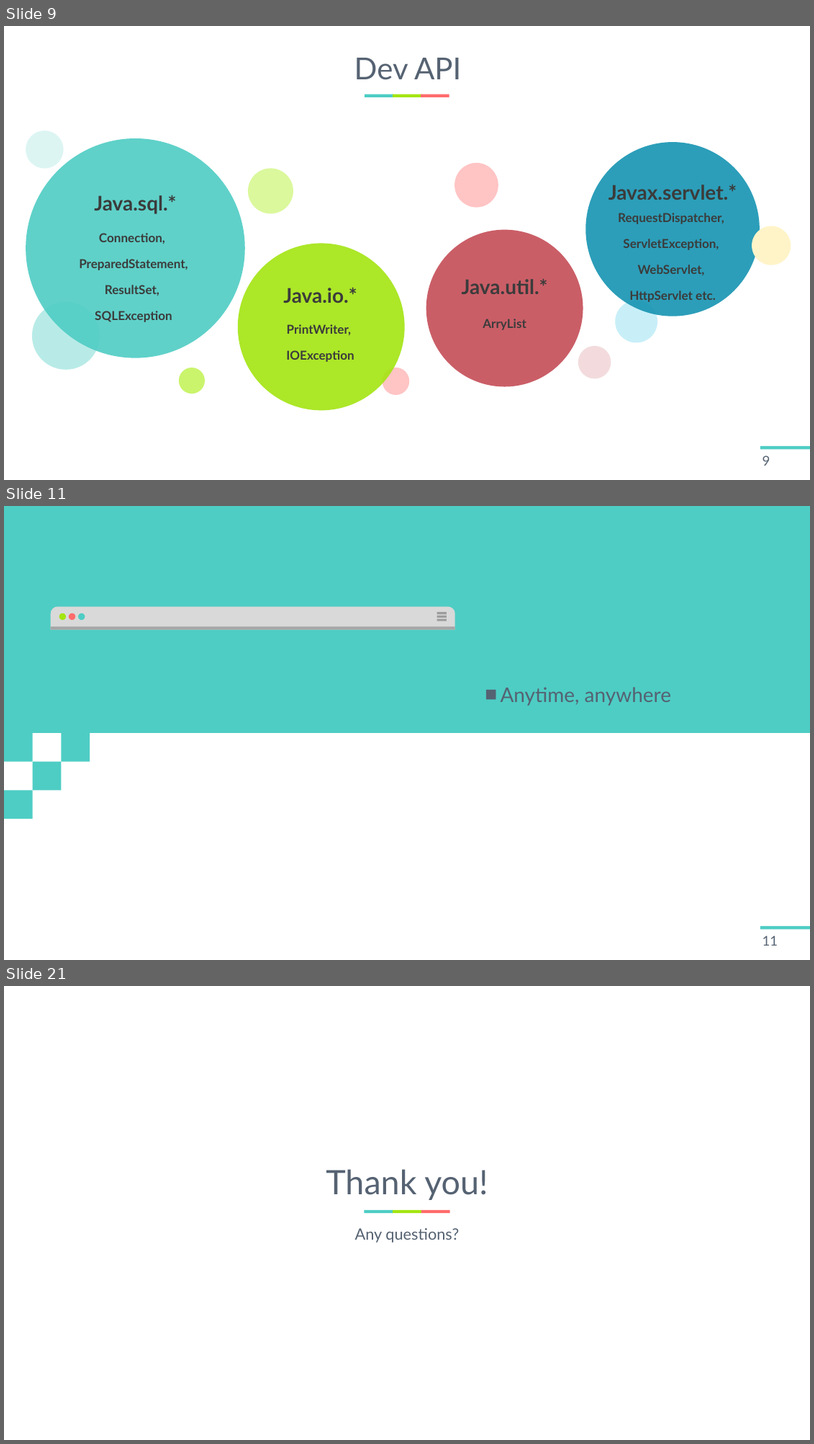
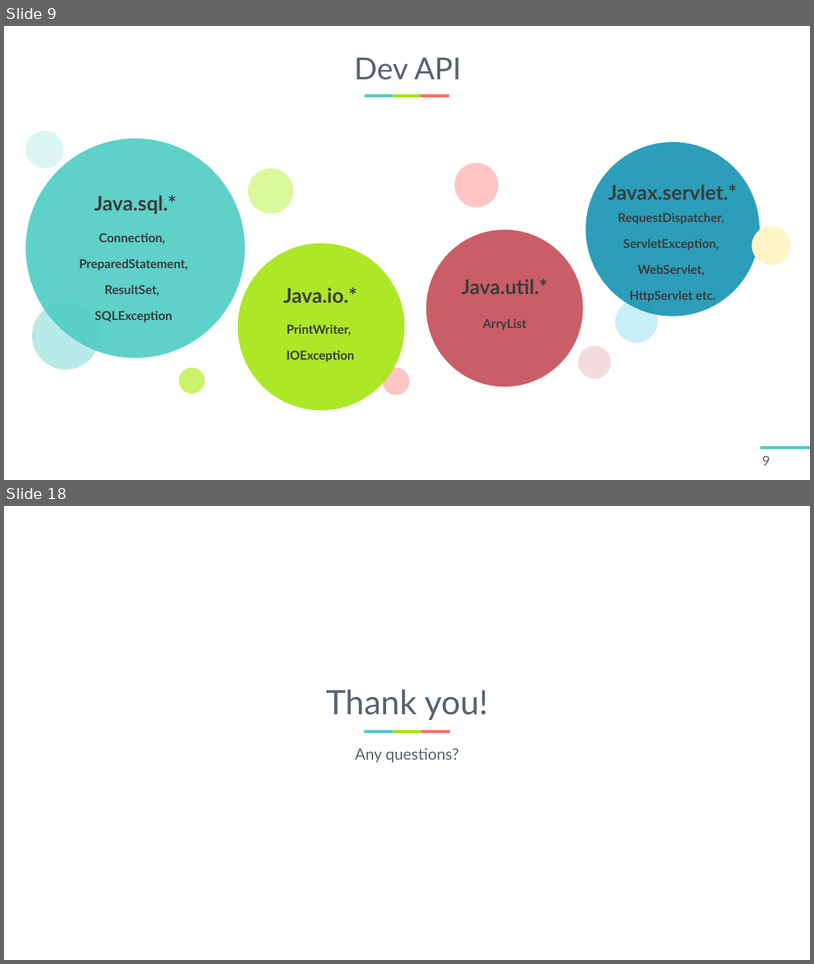
Before and after one commit to LouisKisaragi/BB-Bank, a slide deck: report/BB PANK 발표자료.pptx. Shown one above the other, each under a label of ours: slides 9, 11 and 21 before the commit, slides 9 and 18 after it; the slides between them are not shown. The pictures are 814x1444 and 814x964 pixels, drawn with LibreOffice and Linux fonts; fonts in the diff are those of the drawing. Boxes give left, top, right and bottom in pixels: in the first picture for what was removed or moved away, otherwise in the second. Text is boxed around its words. In the diff, an @@ line names an element or a change of style, - is before the commit and + after.

```diff
--- a/report/BB PANK 발표자료.pptx
+++ b/report/BB PANK 발표자료.pptx
@@ slide 11 removed at [4,506,810,960], background #FFFFFF; not listed: 1 template element that a slide beside it also shows @@
@@ group removed at [4,506,810,818]: 5 rectangles @@
@@ group removed at [50,606,455,629]: 4 rectangles, 3 ellipses, 1 freeform shape @@
@@ text removed at [501,687,671,705] @@
-■ Anytime, anywhere
@@ page number removed at [763,935,779,945] @@
-11
@@ what was slide 21 is now slide 18 @@
```
Also in this commit, not shown: 8 slides changed, 5 slides added, 7 other slides removed, 1 other file.
